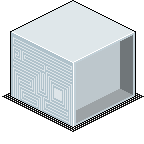
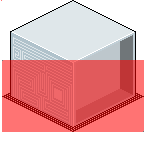
Revision of a layered (144, 144) image; what changed, layer by layer:
added layer "Layer #6" (55%) above "Layer Group" over [1, 0, 144, 132]
